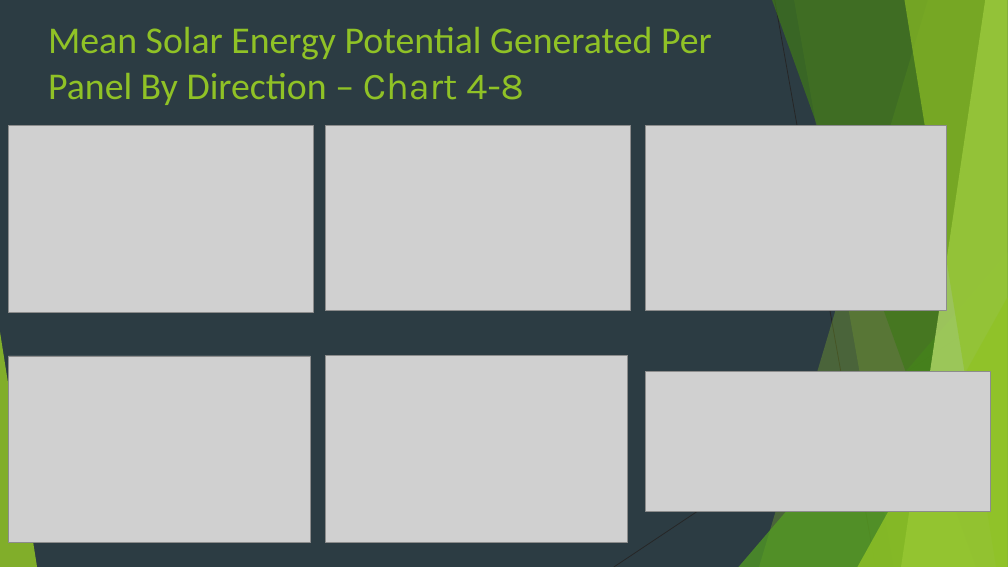
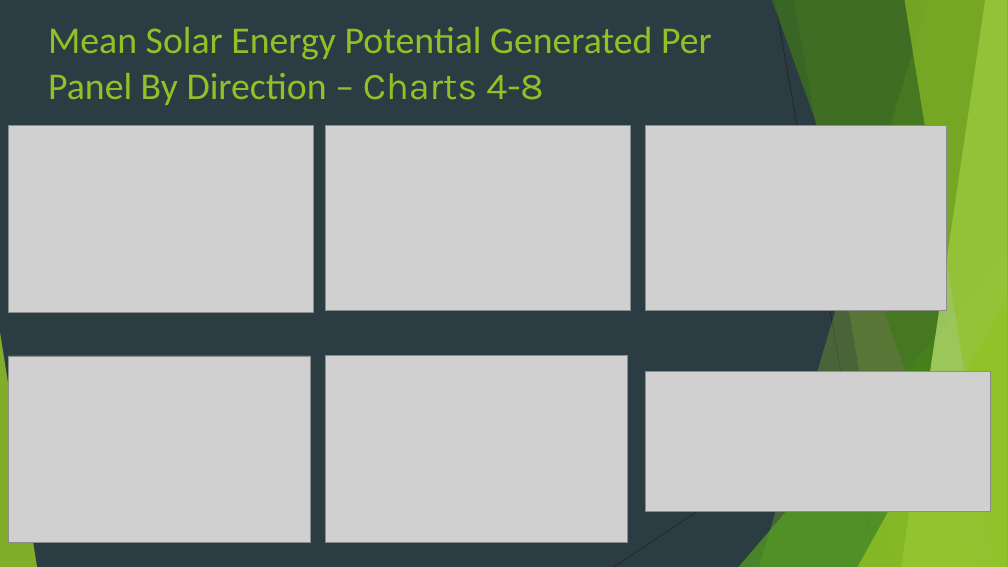
Before and after one commit to breardon7/6101-GroupProjects, a slide deck: slide 13 of 6101 Group Project New Version_Brad_3.20 v2.pptx. Drawn at 1008x567 pixels with LibreOffice and Linux fonts; fonts in the diff are those of the drawing; grey boxes stand for pictures. Boxes give left, top, right and bottom in pixels: in the first picture for what was removed or moved away, otherwise in the second. Text is boxed around its words. In the diff, an @@ line names an element or a change of style, - is before the commit and + after.

```diff
--- a/6101 Group Project New Version_Brad_3.20 v2.pptx
+++ b/6101 Group Project New Version_Brad_3.20 v2.pptx
@@ title at (48, 27, 712, 105): text changed @@
-Mean Solar Energy Potential Generated Per Panel By Direction – Chart 4-8
+Mean Solar Energy Potential Generated Per Panel By Direction – Charts 4-8
```
Also in this commit, not shown: 2 other slides changed, 1 slide added, 2 slides removed.
